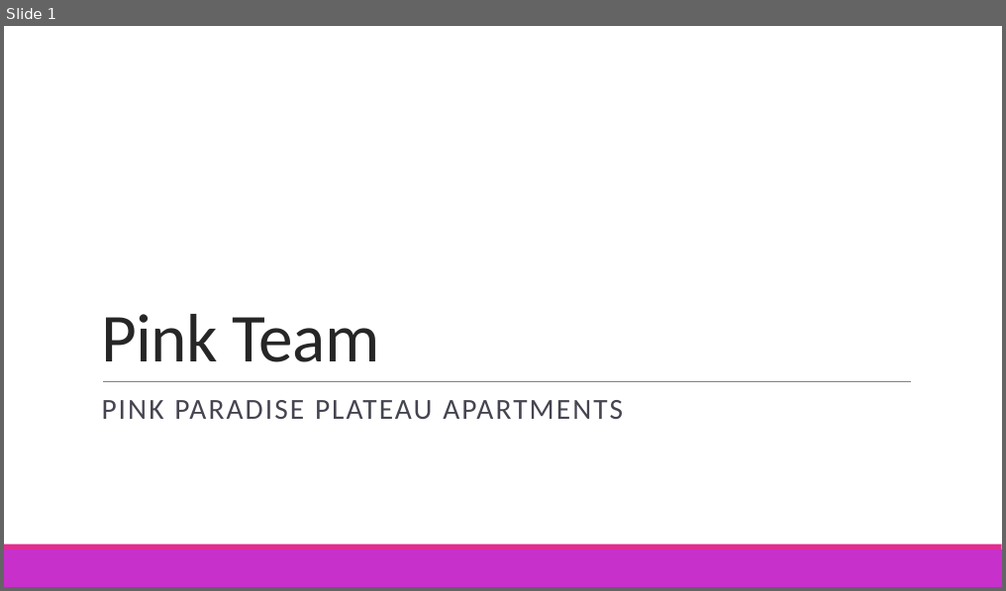
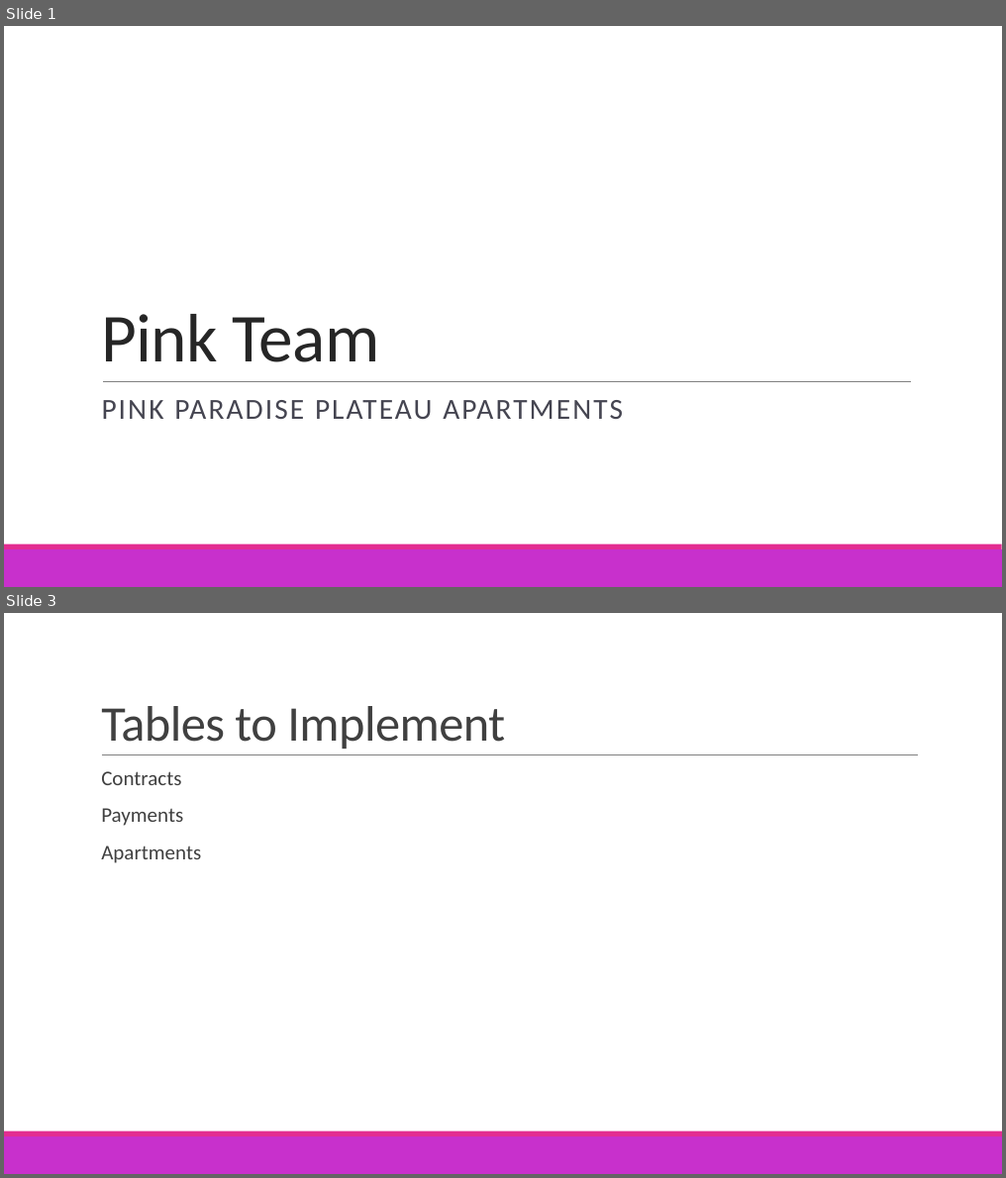
Before and after one commit to ladybugsjdk/CSCI3432_DB_Project, a slide deck: Documentation/Project Docs/DataModelPresentation.pptx. Shown one above the other, each under a label of ours: slide 1 before the commit, slides 1 and 3 after it; the slides between them are not shown. The pictures are 1006x591 and 1006x1178 pixels, drawn with LibreOffice and Linux fonts; fonts in the diff are those of the drawing. Boxes give left, top, right and bottom in pixels: in the first picture for what was removed or moved away, otherwise in the second. Text is boxed around its words. In the diff, an @@ line names an element or a change of style, - is before the commit and + after.

```diff
--- a/Documentation/Project Docs/DataModelPresentation.pptx
+++ b/Documentation/Project Docs/DataModelPresentation.pptx
@@ slide 3 added at [4, 613, 1002, 1174], background #FFFFFF; not listed: 2 template elements that a slide beside it also shows @@
@@ title added at [101, 706, 505, 749], 48 pt, text #404040 @@
+Tables to Implement
@@ line added from (102, 756) to (918, 756), #808080 0.5 pt @@
@@ text added at [101, 771, 201, 863], 20 pt, text #404040 @@
+  Contracts
+  Payments
+  Apartments
```
Also in this commit, not shown: 1 slide changed, 1 other slide added.
